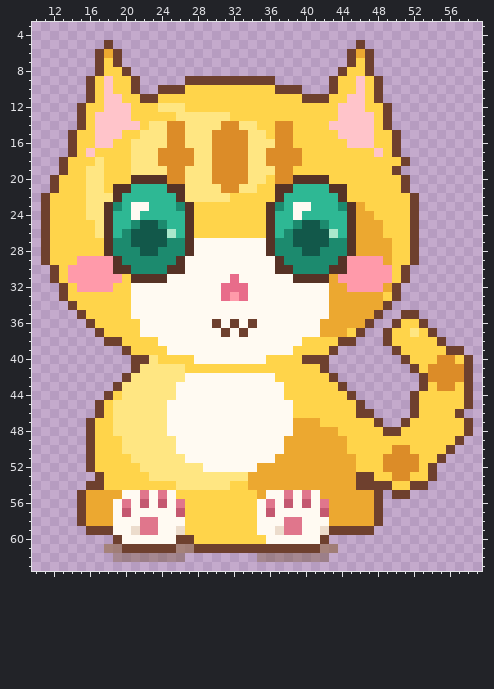
A pixel-art file gets an edit: assets/pixel/cat/sit.aseprite. The picture above was drawn from the file before the commit.
64x64 pixels, 1 frame. Shown: x 10..59, y 3..63.
The result:
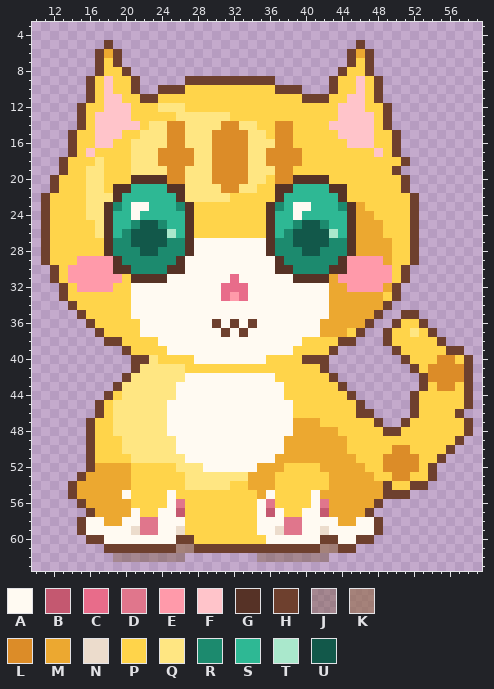
Palette (. is transparent): A #fffaf2  B #c45870  C #e86c8a  D #e0768c  E #ff9aaa  F #ffc4ca  G #563226  H #6e402e  J #78563a69  K #946c4ea5  L #dc8c28  M #eca830  N #ecdccc  P #ffd44a  Q #ffe682  R #1c8a6e  S #2eb894  T #aae8cc  U #12584a
What changed:
Layer "pixel":
Colour A is added in row 60 at x 18 and 44 to 45.
Colour A replaces colour H in row 59 at x 16 to 18 and 43 to 47; in row 60 at x 19.
Colour A replaces colour M in row 58 at x 16 to 17, 43 and 46 to 47.
Colour H is added in row 53 at x 15; in row 54 at x 14; in row 55 at x 14 and 49; in row 59 at x 15 and 48; in row 60 at x 16 to 17, 43 and 46 to 47; in row 61 at x 44 to 45.
Colour H replaces colour K in row 61 at x 18 to 19.
Colour H replaces colour M in row 57 at x 16 and 47.
Colour M is added in row 53 at x 16; in row 54 at x 15.
Colour M replaces colour A in rows 56 to 58 at x 19.
Colour M replaces colour B in row 57 at x 20.
Colour M replaces colour D in row 56 at x 20.
Colour M replaces colour H in row 53 at x 17 and 46 to 47; in row 54 at x 16 to 17 and 46 to 48; in row 55 at x 15 and 48.
Colour M replaces colour P in row 52 at x 17 to 20 and 46; in rows 53 to 54 at x 18 to 20.
Colour P replaces colour A in rows 55 to 56 at x 21, 23, 37 and 39; in row 57 at x 22 to 23 and 38 to 39.
Colour P replaces colour B in row 56 at x 22, 24, 38 and 40.
Colour P replaces colour D in row 55 at x 22, 24, 38 and 40.
Colour P replaces colour M in row 52 at x 38 to 41; in rows 53 to 54 at x 37 to 42.
Colour P replaces colour Q in row 52 at x 22 to 25; in row 53 at x 23 to 26; in row 54 at x 26.
Colour H is gone in row 57 at x 15 and 48.
Boxes around the changes in both pictures, in picture pixels (x1, y1, x2, y2):
changed: (68, 463, 185, 553)
changed: (275, 463, 392, 553)
